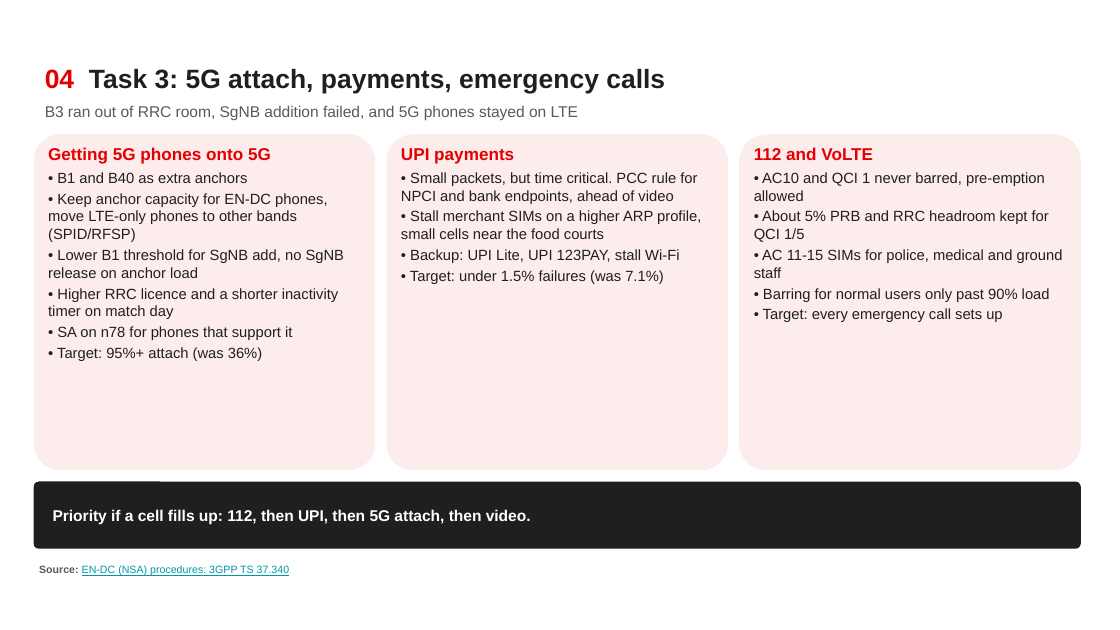
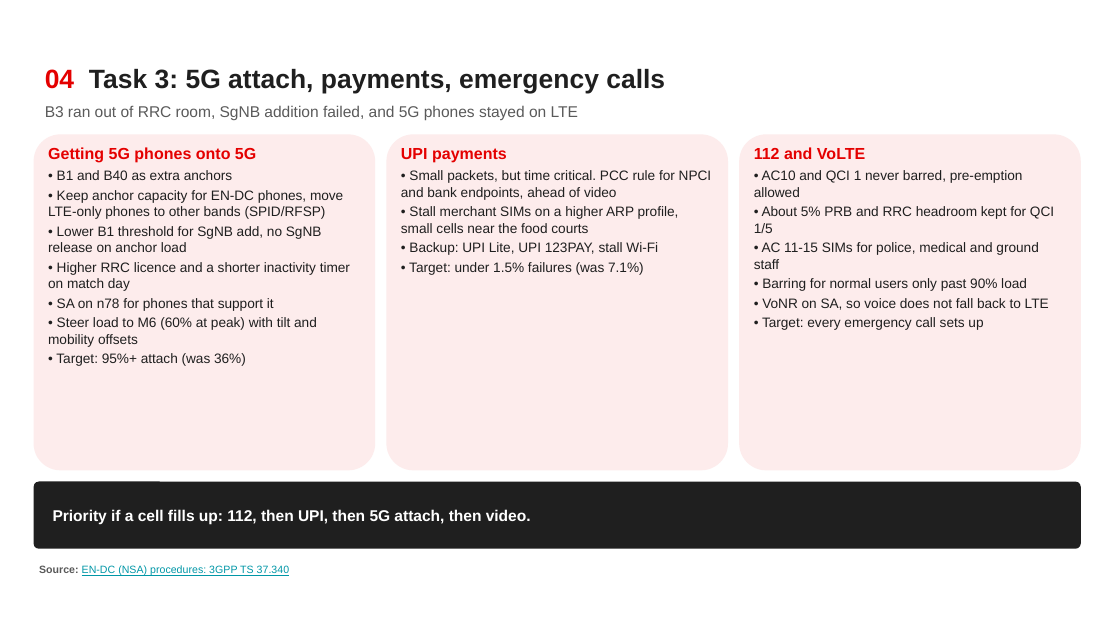
Before and after one commit to ShreyaNarasimhaKamath/Airtel_Synq_Hackathon-, a slide deck: slide 5 of Airtel_Sync_Stadium_Surge.pptx. Drawn at 1120x630 pixels with LibreOffice and Linux fonts; fonts in the diff are those of the drawing; background and template pictures are left out. Boxes give left, top, right and bottom in pixels: in the first picture for what was removed or moved away, otherwise in the second. Text is boxed around its words. In the diff, an @@ line names an element or a change of style, - is before the commit and + after.

```diff
--- a/Airtel_Sync_Stadium_Surge.pptx
+++ b/Airtel_Sync_Stadium_Surge.pptx
@@ text at [48,147,350,366]: size 11 to 10.3 pt in "Getting 5G phones onto 5G"; size 9.5 to 8.8 pt in "• B1 and B40 as extra anchors", "• Keep anchor capacity for EN-DC phones, ...", "• Lower B1 threshold for SgNB add, ...", "• Higher RRC licence and a shorter ..." and 2 more places @@
@@ text "UPI payments" at [401,148,712,275]: size 11 to 10.3 pt in "UPI payments"; size 9.5 to 8.8 pt @@
@@ text at [754,147,1054,330]: size 11 to 10.3 pt in "112 and VoLTE"; size 9.5 to 8.8 pt in "• AC10 and QCI 1 never barred, ...", "• About 5% PRB and RRC headroom ...", "• AC 11-15 SIMs for police, medical ...", "• Barring for normal users only past ..." and 1 more places @@
@@ text at [762,298,1049,310]: paragraph added @@
+• VoNR on SA, so voice does not fall back to LTE
@@ text at [48,317,317,347]: paragraph added @@
+• Steer load to M6 (60% at peak) with tilt and mobility offsets
```
Also in this commit, not shown: 4 other slides changed, 13 other files.
